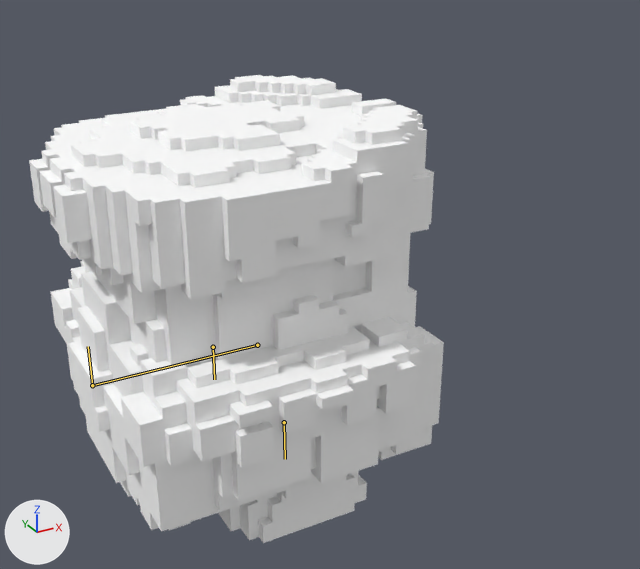
What one commit did to the Blender file src/galois/data/npcs/stone_mucker_animations.blend.
Both versions are drawn from a camera (50 mm lens) standing at (-2.56, -7.53, 5.6) and looking at (1.47, -0.21, 1.94). The lights are fixed; the arrows at lower left show +X, +Y and +Z. The older version comes first. The bones that bend it are drawn over the model as lines.

The first picture shows 'Body', 'Head', 'R_Leg'.
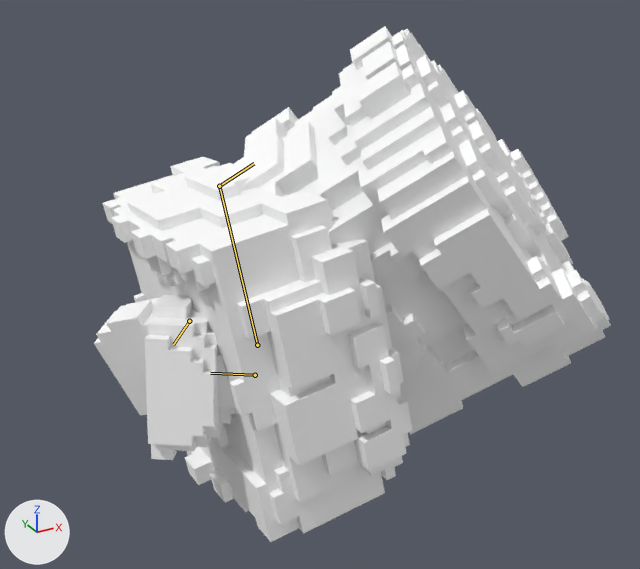
The newer file adds an action. The first version stands in its rest pose; the second is drawn at frame 16 of the action 'Death'.

Diff of the bpy script that builds the scene:
```diff
--- a/src/galois/data/npcs/stone_mucker_animations.blend.py
+++ b/src/galois/data/npcs/stone_mucker_animations.blend.py
@@ bone_body @@
 bone_body = bpy.data.objects['Armature'].pose.bones['Body']
-bone_body.rotation_quaternion = (1.0, 0.0, 0.0, 0.0)  # degrees (0, 0, 0)
+bone_body.rotation_quaternion = (0.757, 0.045, 0.039, 0.651)  # degrees (7, 0, 81)
@@ bone_head @@
 bone_head = bpy.data.objects['Armature'].pose.bones['Head']  # child of 'Body'
-bone_head.rotation_quaternion = (1.0, 0.0, 0.0, 0.0)  # degrees (0, 0, 0)
+bone_head.rotation_quaternion = (0.935, 0.264, 0.065, 0.229)  # degrees (32, 0, 28)
@@ bone_r_leg @@
 bone_r_leg = bpy.data.objects['Armature'].pose.bones['R_Leg']  # child of 'Body'
-bone_r_leg.rotation_quaternion = (1.0, 0.0, 0.0, 0.0)  # degrees (0, 0, 0)
+bone_r_leg.rotation_quaternion = (0.956, -0.27, 0.033, -0.115)  # degrees (-32, 0, -14)
@@ bone_l_leg @@
 bone_l_leg = bpy.data.objects['Armature'].pose.bones['L_Leg']  # child of 'Body'
-bone_l_leg.rotation_quaternion = (1.0, 0.0, 0.0, 0.0)  # degrees (0, 0, 0)
+bone_l_leg.rotation_quaternion = (0.929, 0.35, 0.042, 0.112)  # degrees (41, 0, 14)
```

Where the change shows, as pixel boxes (x1, y1, x2, y2) in the pictures (640 x 569 px):
'Head', posed (23% taller): before (29, 75, 434, 407); after (229, 26, 611, 434)
'Body', posed: before (51, 261, 444, 531); after (103, 157, 412, 542)
'R_Leg', posed: before (219, 471, 367, 543); after (145, 295, 236, 460)
bone 'Body', root to tip: before (257, 345) to (92, 385); after (257, 345) to (219, 186)
bone 'Head', root to tip: before (92, 385) to (88, 346); after (219, 186) to (254, 163)
bone 'R_Leg', root to tip: before (284, 422) to (285, 459); after (255, 375) to (210, 373)
bone 'L_Leg', root to tip: before (213, 347) to (214, 379); after (189, 321) to (173, 344)
